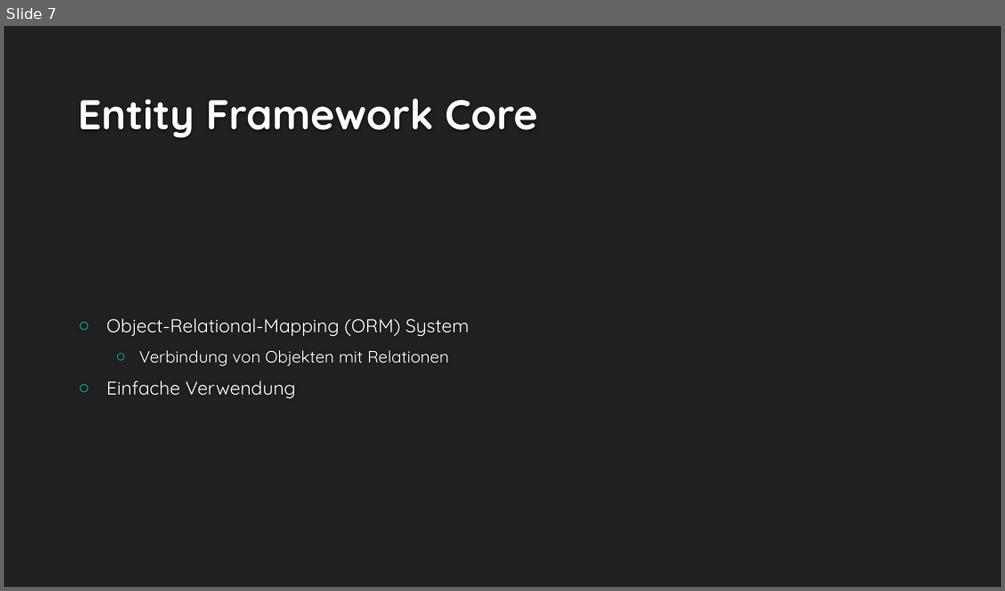
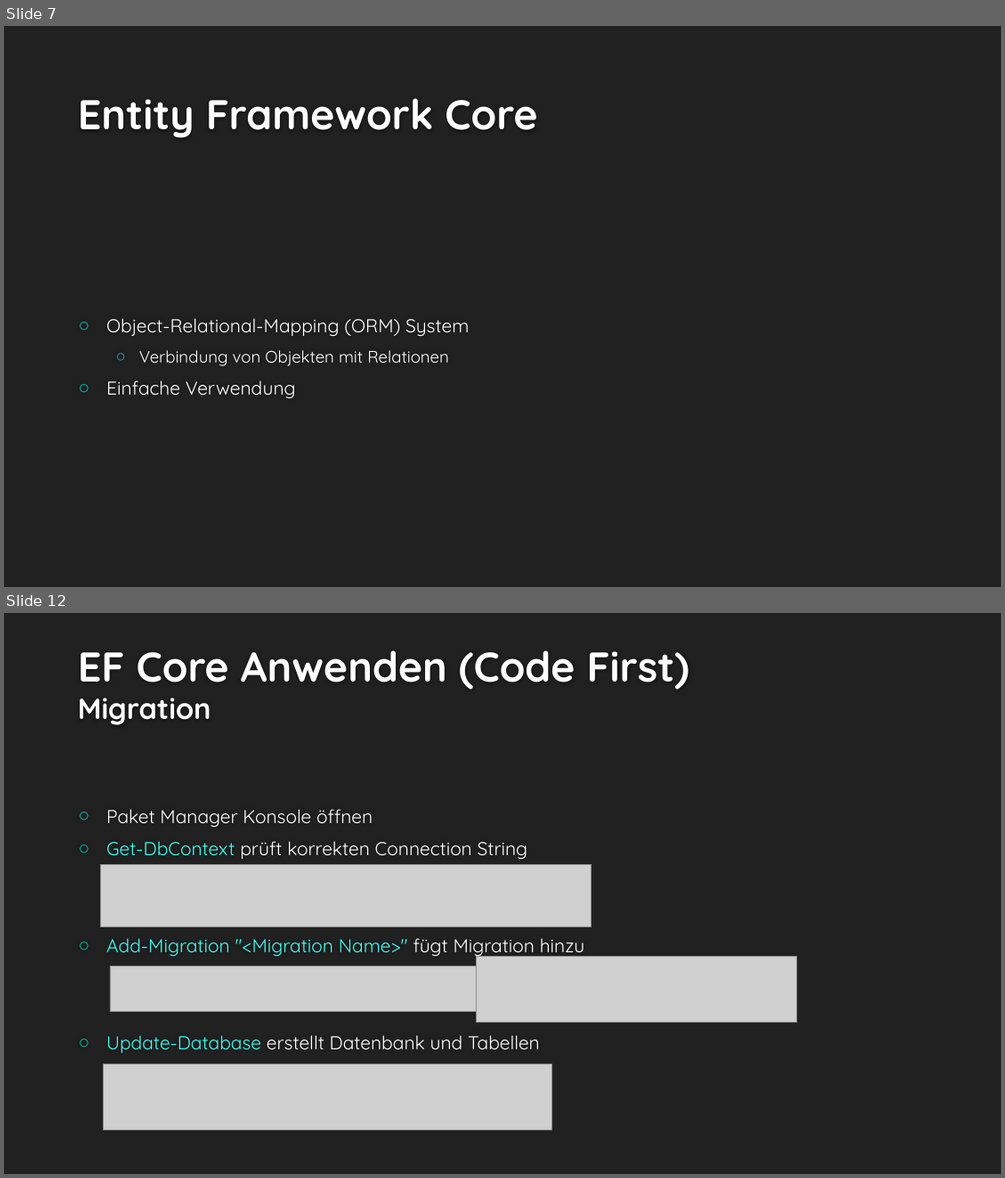
Before and after one commit to MarioCake/AS_Abgaben, a slide deck: Projekt/Präsentation/Cookie Clicker.pptx. Shown one above the other, each under a label of ours: slide 7 before the commit, slides 7 and 12 after it; the slides between them are not shown. The pictures are 1005x591 and 1005x1178 pixels, drawn with LibreOffice and Linux fonts; fonts in the diff are those of the drawing; grey boxes stand for pictures; background and template pictures are left out. Boxes give left, top, right and bottom in pixels: in the first picture for what was removed or moved away, otherwise in the second. Text is boxed around its words. In the diff, an @@ line names an element or a change of style, - is before the commit and + after.

```diff
--- a/Projekt/Präsentation/Cookie Clicker.pptx
+++ b/Projekt/Präsentation/Cookie Clicker.pptx
@@ slide 12 added at <box>4,613,1001,1174</box>, background #212121 @@
@@ title added at <box>78,650,690,725</box>, 40 pt, text #FEFEFE, bold @@
+EF Core Anwenden (Code First)
+Migration
@@ text added at <box>106,809,585,1053</box>, 18 pt, text #FFFFFF @@
+○ Paket Manager Konsole öffnen
+○ Get-DbContext prüft korrekten Connection String
+○ Add-Migration "<Migration Name>" fügt Migration hinzu
+○ Update-Database erstellt Datenbank und Tabellen
@@ picture added at <box>100,864,591,926</box> @@
@@ picture added at <box>476,957,797,1022</box> @@
@@ picture added at <box>110,966,477,1012</box> @@
@@ picture added at <box>103,1064,551,1130</box> @@
```
Also in this commit, not shown: 5 slides changed, 11 other slides added.
